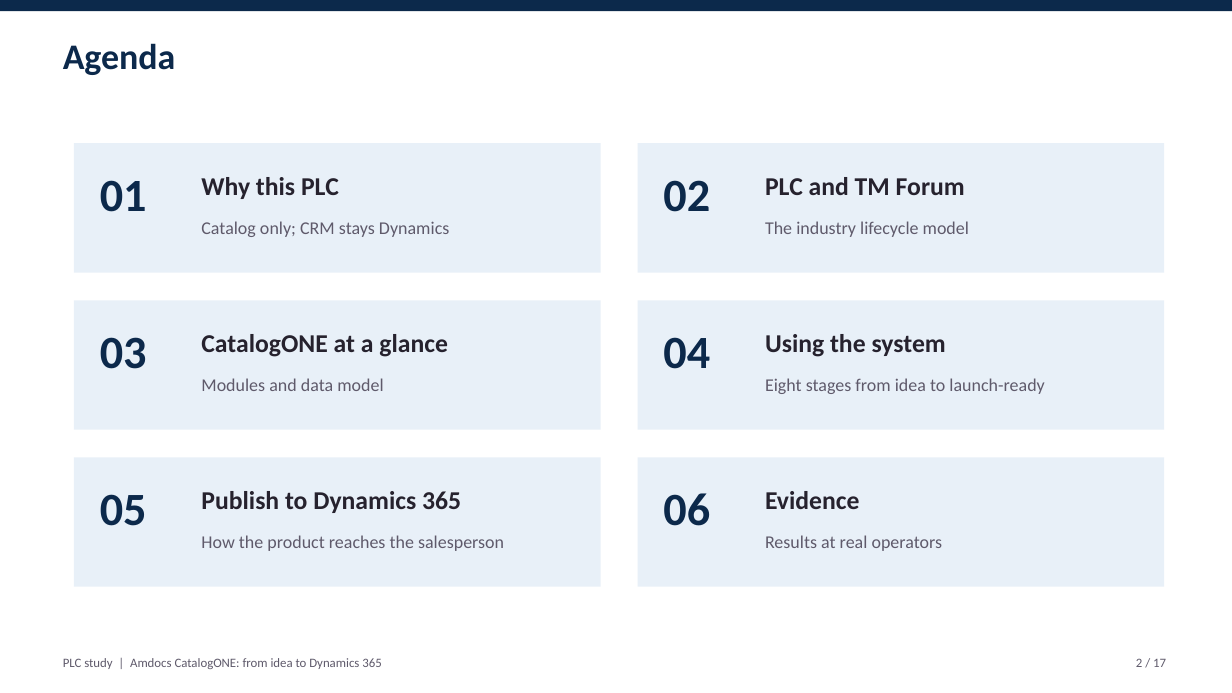
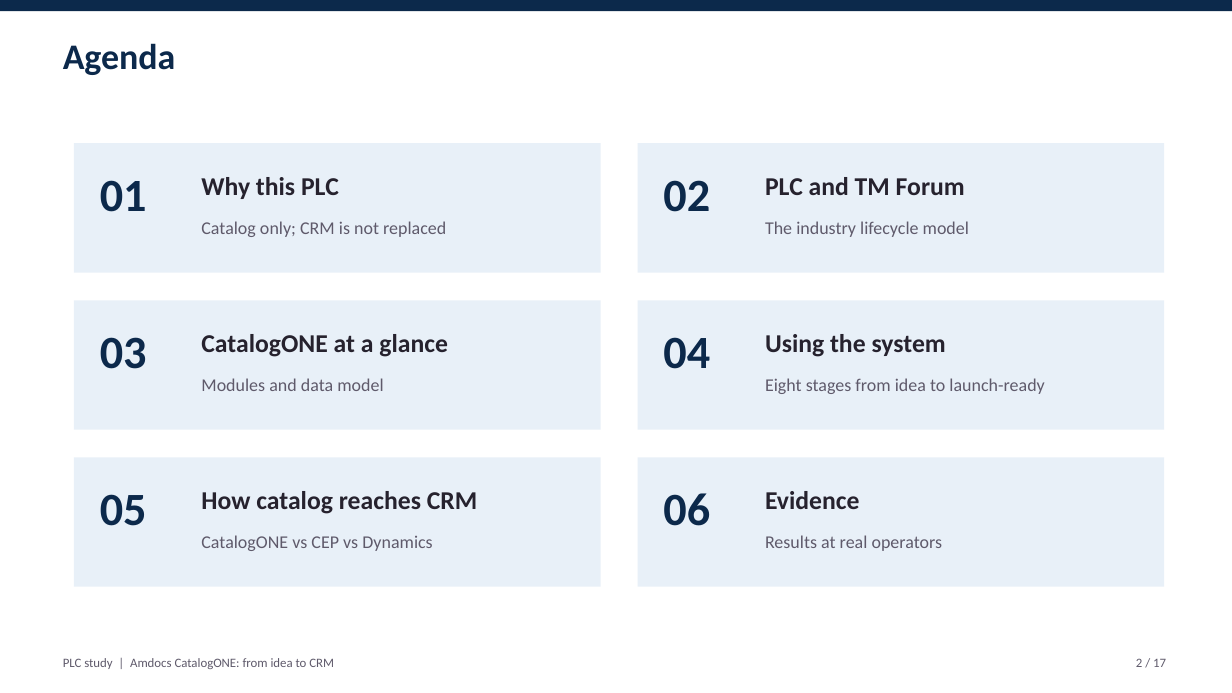
Before and after one commit to abdoe31/learnksa, a slide deck: slide 2 of plc_study/PLC_CatalogONE_Presentation.pptx. Drawn at 1232x693 pixels with LibreOffice and Linux fonts; fonts in the diff are those of the drawing. Boxes give left, top, right and bottom in pixels: in the first picture for what was removed or moved away, otherwise in the second. Text is boxed around its words. In the diff, an @@ line names an element or a change of style, - is before the commit and + after.

```diff
--- a/plc_study/PLC_CatalogONE_Presentation.pptx
+++ b/plc_study/PLC_CatalogONE_Presentation.pptx
@@ text at [201, 221, 446, 237]: text changed @@
-Catalog only; CRM stays Dynamics
+Catalog only; CRM is not replaced
@@ text at [201, 491, 477, 514]: text changed @@
-Publish to Dynamics 365
+How catalog reaches CRM
@@ text at [201, 535, 432, 551]: text changed @@
-How the product reaches the salesperson
+CatalogONE vs CEP vs Dynamics
@@ text at [63, 658, 334, 669]: text changed @@
-PLC study | Amdocs CatalogONE: from idea to Dynamics 365
+PLC study | Amdocs CatalogONE: from idea to CRM
```
Also in this commit, not shown: 16 other slides changed, 4 other files.
